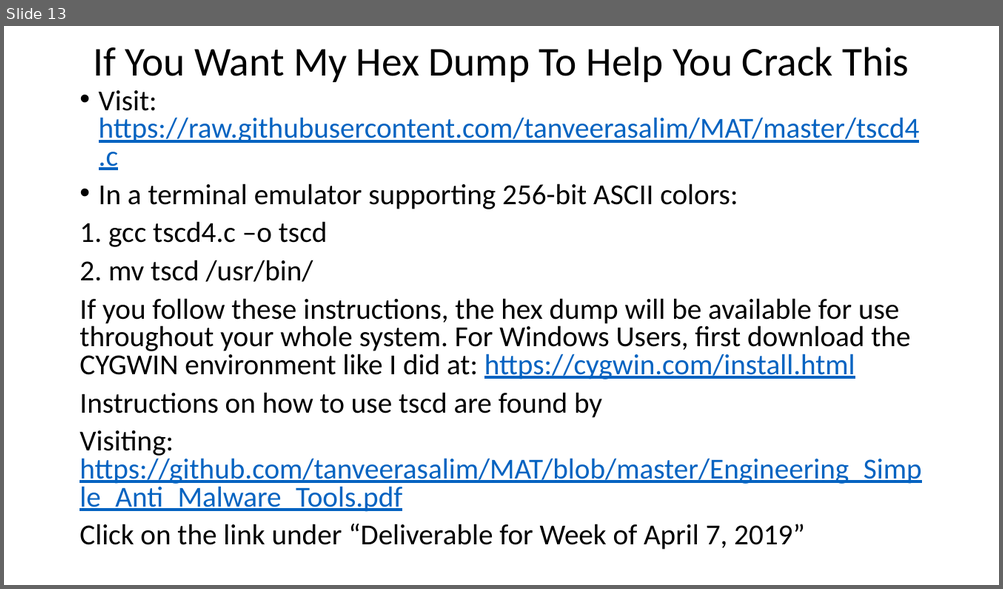
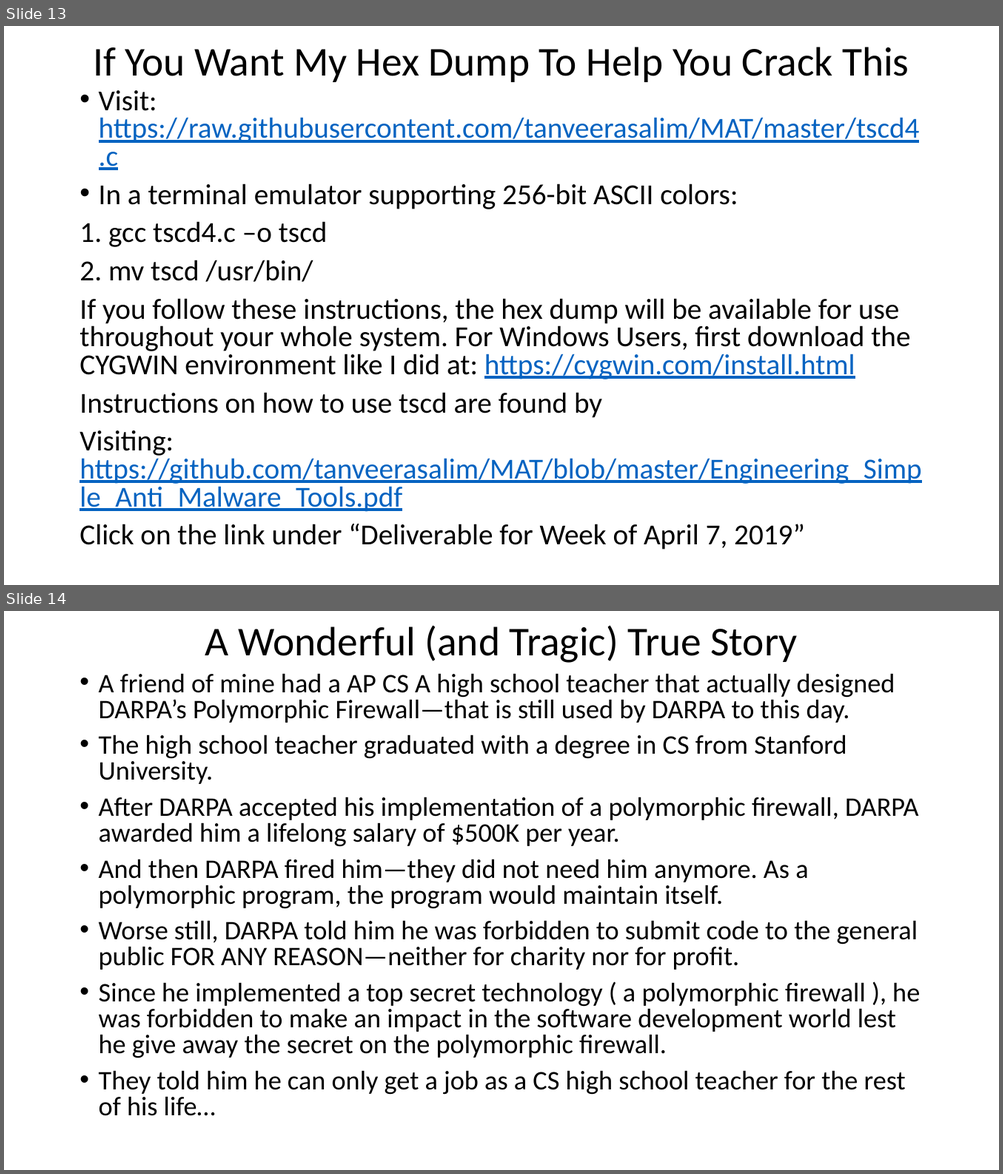
Before and after one commit to fosres/MAT, a slide deck: A_Guide_To_Malware_Analysis.pptx. Shown one above the other, each under a label of ours: slide 13 before the commit, slides 13 and 14 after it. The pictures are 1003x589 and 1003x1174 pixels, drawn with LibreOffice and Linux fonts; fonts in the diff are those of the drawing. Boxes give left, top, right and bottom in pixels: in the first picture for what was removed or moved away, otherwise in the second. Text is boxed around its words. In the diff, an @@ line names an element or a change of style, - is before the commit and + after.

```diff
--- a/A_Guide_To_Malware_Analysis.pptx
+++ b/A_Guide_To_Malware_Analysis.pptx
@@ slide 14 added at bbox=[4, 611, 999, 1170], background #FFFFFF @@
@@ title added at bbox=[205, 625, 797, 663], 39.6 pt, text #000000 @@
+A Wonderful (and Tragic) True Story
@@ text added at bbox=[99, 673, 919, 1116], 25.9 pt, text #000000 @@
+• A friend of mine had a AP CS A high school teacher that actually designed DARPA’s Polymorphic Firewall—that is still used by DARPA to this day.
+• The high school teacher graduated with a degree in CS from Stanford University.
+• After DARPA accepted his implementation of a polymorphic firewall, DARPA awarded him a lifelong salary of $500K per year.
+• And then DARPA fired him—they did not need him anymore. As a polymorphic program, the program would maintain itself.
+• Worse still, DARPA told him he was forbidden to submit code to the general public FOR ANY REASON—neither for charity nor for profit.
+• Since he implemented a top secret technology ( a polymorphic firewall ), he was forbidden to make an impact in the software development world lest he give away the secret on the polymorphic firewall.
+• They told him he can only get a job as a CS high school teacher for the rest of his life…
```
Also in this commit, not shown: 2 other slides added, 1 other file.
